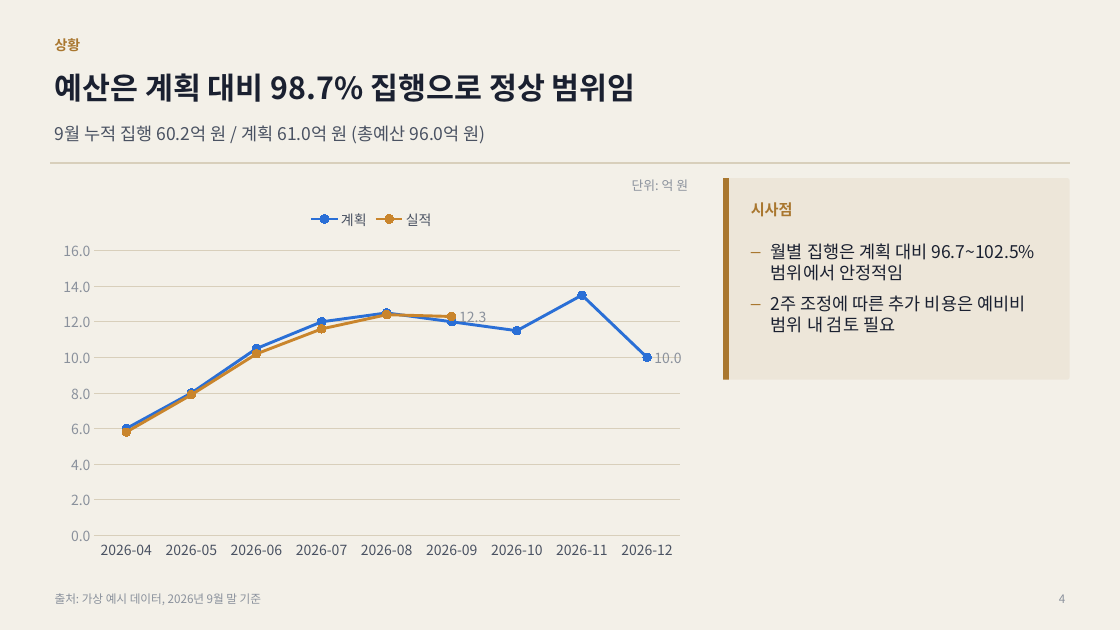
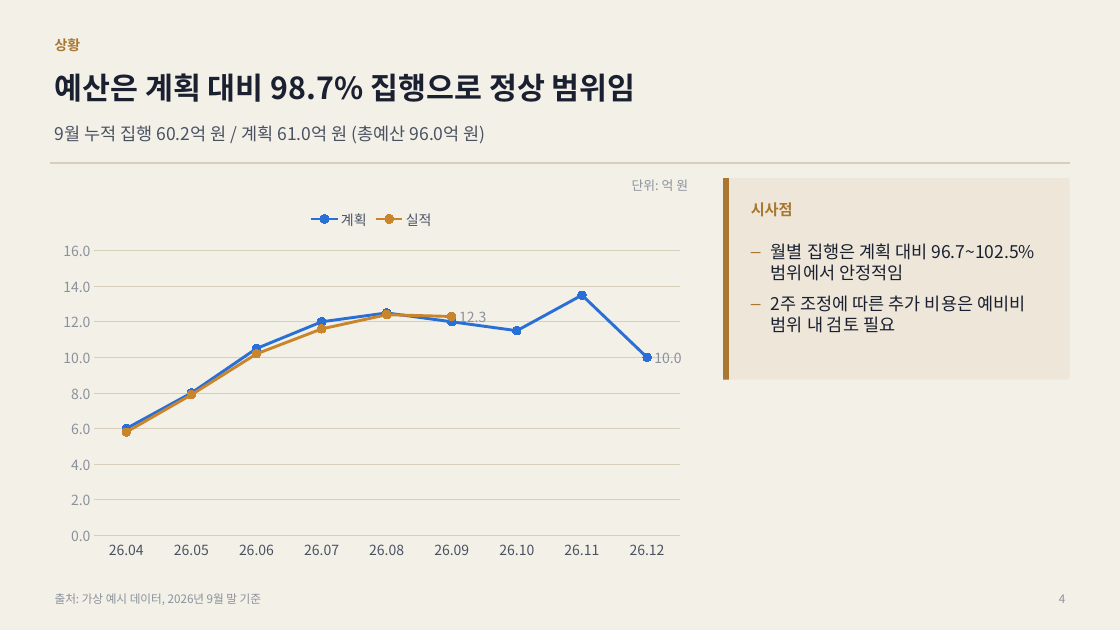
Before and after one commit to coindesktop/Awesome-PPT-SKILL, a slide deck: slide 4 of examples/project-status/deck.pptx. Drawn at 1120x630 pixels with LibreOffice and Linux fonts; fonts in the diff are those of the drawing. Boxes give left, top, right and bottom in pixels: in the first picture for what was removed or moved away, otherwise in the second. Text is boxed around its words. In the diff, an @@ line names an element or a change of style, - is before the commit and + after.

```diff
--- a/examples/project-status/deck.pptx
+++ b/examples/project-status/deck.pptx
@@ line chart at [50, 199, 692, 567] @@
-categories: 2026-04, 2026-05, 2026-06, 2026-07, 2026-08, 2026-09, 2026-10, 2026-11, 2026-12
+categories: 26.04, 26.05, 26.06, 26.07, 26.08, 26.09, 26.10, 26.11, 26.12
```
Also in this commit, not shown: 10 other files.
